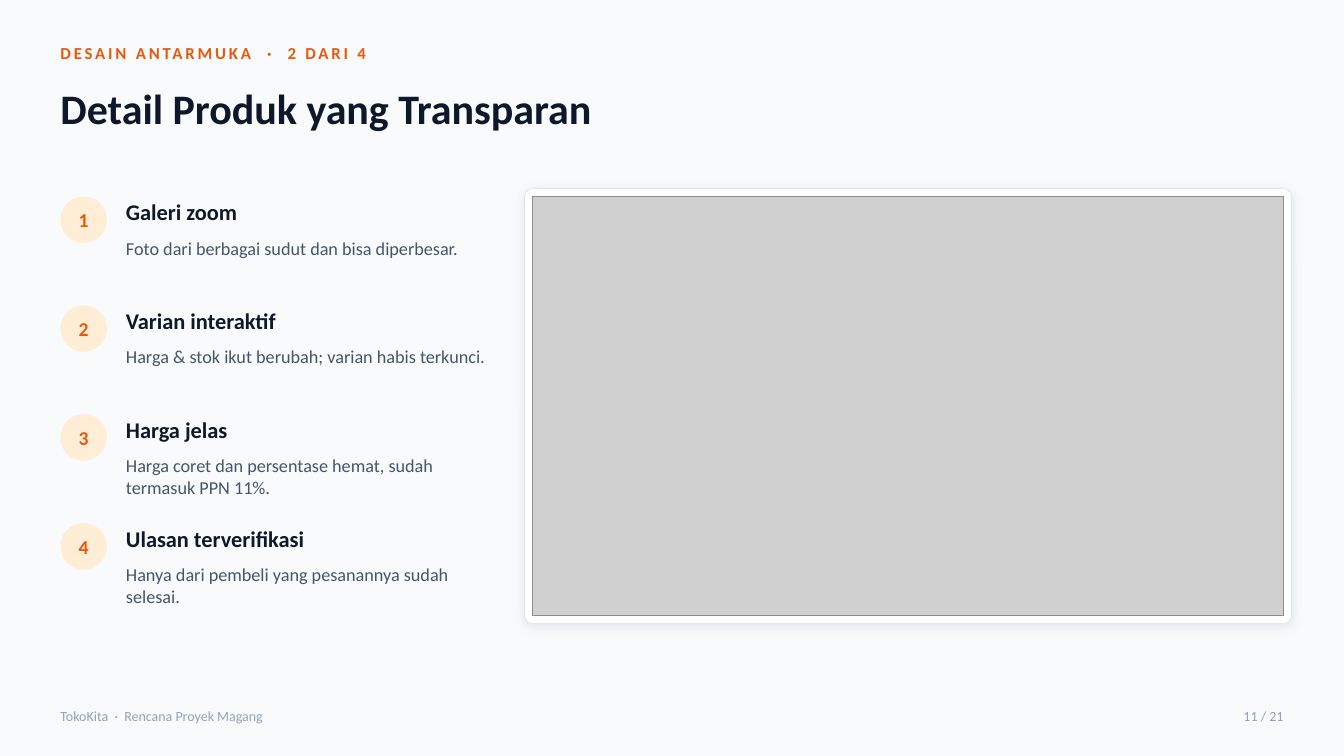
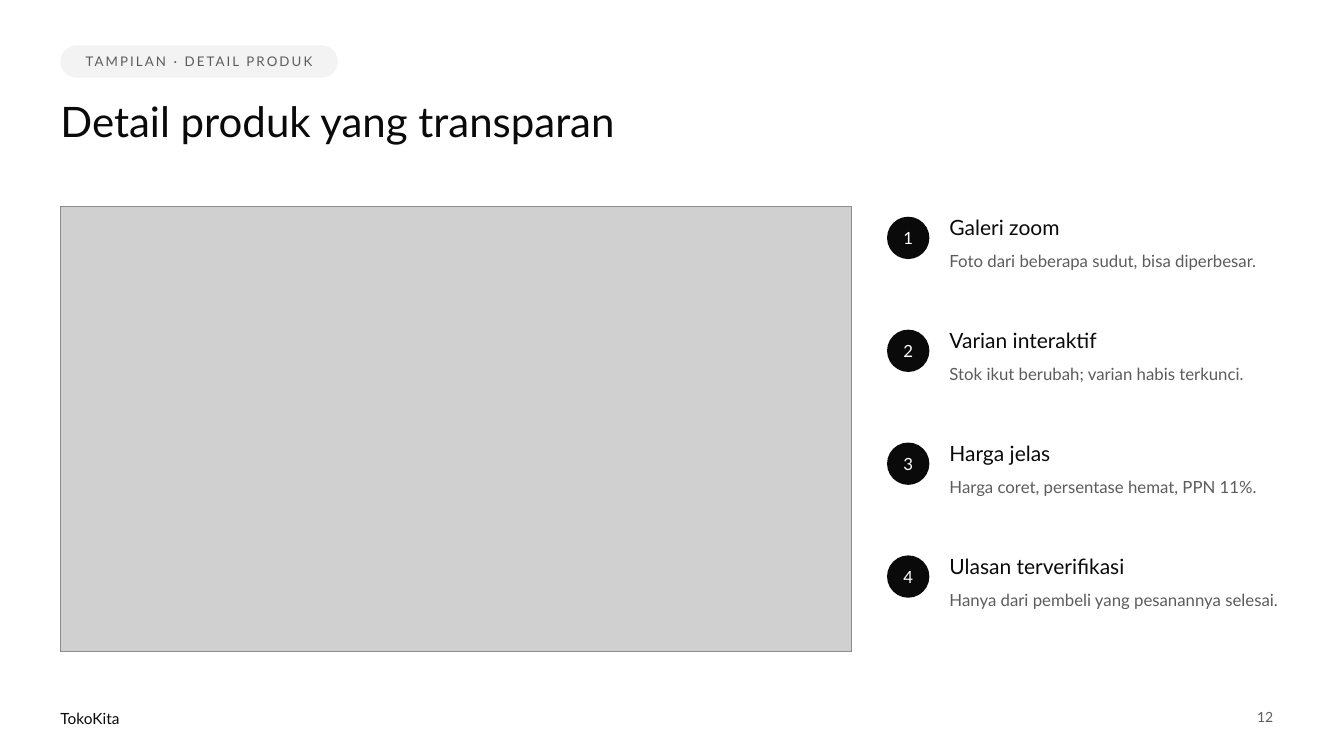
Before and after one commit to Magang-Project-Cmlabs/ecommerce, a slide deck: slide 12 of docs/Presentasi_ECommerce_TokoKita.pptx (slide 11 before the commit). Drawn at 1344x756 pixels with LibreOffice and Linux fonts; fonts in the diff are those of the drawing; grey boxes stand for pictures. Boxes give left, top, right and bottom in pixels: in the first picture for what was removed or moved away, otherwise in the second. Text is boxed around its words. In the diff, an @@ line names an element or a change of style, - is before the commit and + after.

```diff
--- a/docs/Presentasi_ECommerce_TokoKita.pptx
+++ b/docs/Presentasi_ECommerce_TokoKita.pptx
@@ background #F8FAFC to #FFFFFF @@
@@ rounded rectangle added at [60,45,338,78], fill #F3F3F3 @@
@@ text removed at [288,48,365,59] @@
-DESAIN ANTARMUKA · 2 DARI 4
@@ title "Detail produk yang transparan" at [320,108,614,145]: vertical alignment middle to top @@
@@ text added at [60,106,311,145], 9.5 pt, text #5C5C5C @@
+TAMPILAN · DETAIL PRODUK
@@ title at [320,108,614,145]: text changed; font Calibri to Lato; text colour #0F172A to #0A0A0A; bold off @@
-Detail Produk yang Transparan
+Detail produk yang transparan
@@ picture added at [60,207,852,652] @@
@@ rounded rectangle removed at [524,189,1292,624] @@
@@ picture removed at [532,197,1284,616] @@
@@ text "1": place and size @@
-text "1" at [60,197,107,243]
+text "1" at [903,232,913,244]
@@ ellipse added at [887,217,930,259], fill #0A0A0A @@
@@ text "Galeri zoom": place and size @@
-text "Galeri zoom" at [126,204,237,220]
+text "Galeri zoom" at [949,219,1059,235]
@@ text at [949,254,1256,270]: text changed; size 13 to 12 pt; font Calibri to Lato; text colour #475569 to #5C5C5C @@
-Foto dari berbagai sudut dan bisa diperbesar.
+Foto dari beberapa sudut, bisa diperbesar.
@@ text "Varian interaktif": place and size @@
-text "Varian interaktif" at [126,313,275,329]
+text "Varian interaktif" at [949,332,1097,348]
@@ text "2": place and size @@
-text "2" at [60,306,107,352]
+text "2" at [903,345,913,357]
@@ ellipse added at [887,330,930,372], fill #0A0A0A @@
@@ text at [949,367,1243,382]: text changed; size 13 to 12 pt; font Calibri to Lato; text colour #475569 to #5C5C5C @@
-Harga & stok ikut berubah; varian habis terkunci.
+Stok ikut berubah; varian habis terkunci.
@@ text "3": place and size @@
-text "3" at [60,414,107,461]
+text "3" at [903,458,913,470]
@@ ellipse added at [887,443,930,485], fill #0A0A0A @@
@@ text "Harga jelas": place and size @@
-text "Harga jelas" at [126,422,227,442]
+text "Harga jelas" at [949,445,1051,465]
@@ text at [949,480,1257,496]: text changed; size 13 to 12 pt; font Calibri to Lato; text colour #475569 to #5C5C5C @@
-Harga coret dan persentase hemat, sudah termasuk PPN 11%.
+Harga coret, persentase hemat, PPN 11%.
@@ size 14 to 12 pt, font Calibri to Lato, text colour #EA580C to #FFFFFF, bold off; fill #FFEDD5 to none in 4 elements at [903,232,913,244], [903,345,913,357], [903,458,913,470], [903,571,913,583] @@
@@ text "4": place and size @@
-text "4" at [60,523,107,570]
+text "4" at [903,571,913,583]
@@ ellipse added at [887,556,930,598], fill #0A0A0A @@
@@ size 16 to 15 pt, font Calibri to Lato, text colour #0F172A to #0A0A0A, bold off in 4 elements at [949,219,1059,235], [949,332,1097,348], [949,445,1051,465], [949,558,1125,574] @@
@@ text "Ulasan terverifikasi": place and size @@
-text "Ulasan terverifikasi" at [126,531,304,547]
+text "Ulasan terverifikasi" at [949,558,1125,574]
@@ text at [949,593,1278,609]: text changed; size 13 to 12 pt; font Calibri to Lato; text colour #475569 to #5C5C5C @@
-Hanya dari pembeli yang pesanannya sudah selesai.
+Hanya dari pembeli yang pesanannya selesai.
@@ text removed at [60,711,263,723] @@
-TokoKita · Rencana Proyek Magang
@@ text added at [60,712,119,724], 11 pt, text #0A0A0A @@
+TokoKita
@@ text removed at [1243,712,1283,721] @@
-11 / 21
@@ page number added at [1257,712,1273,722], 10 pt, text #5C5C5C @@
+12
```
Also in this commit, not shown: 15 other slides changed, 6 slides added, 4 slides removed, 13 other files.
